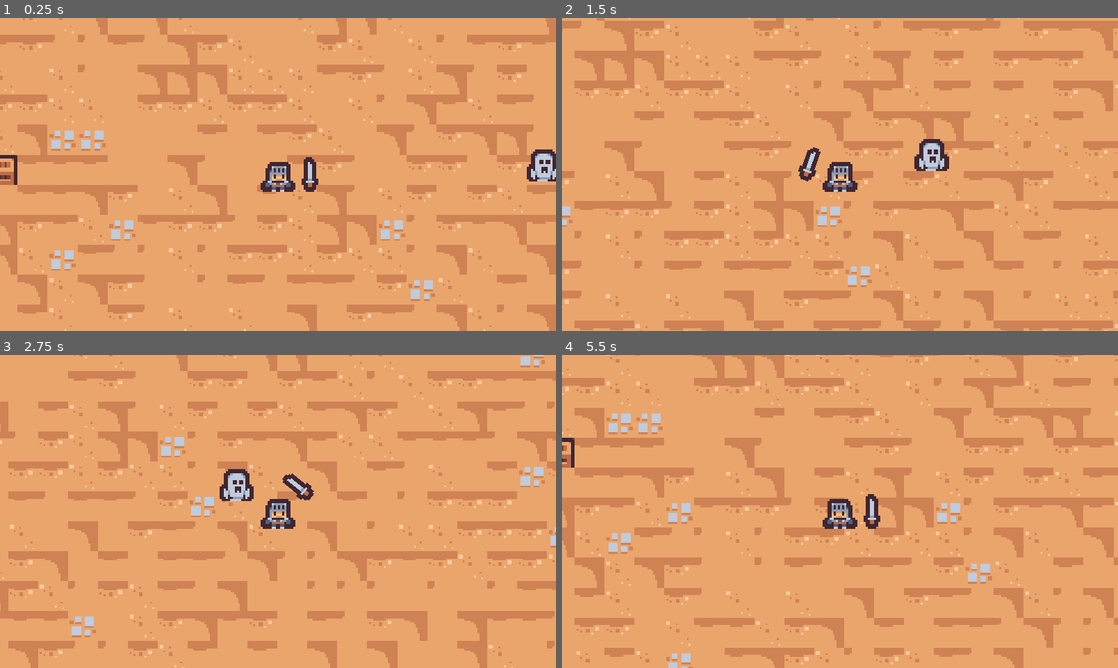
Above: before the commit, frames 1-4 (two rows, left to right).
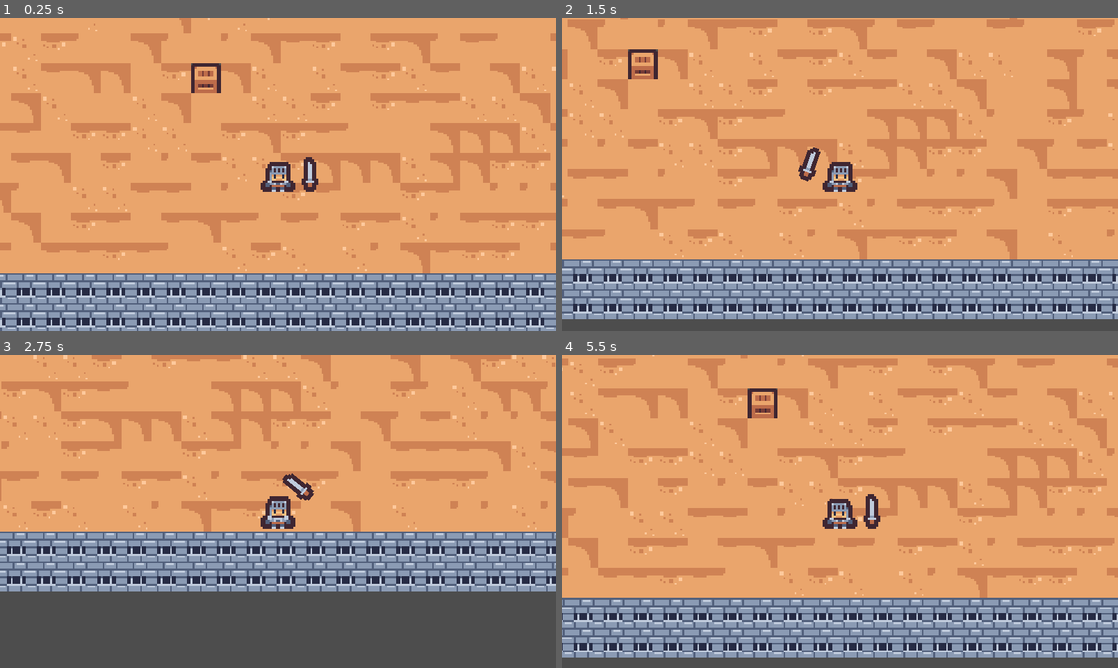
Above: after the commit, the same moments.

Repository: Salty9/GameJam
Game: Godot game, scene res://scenes/level_1.tscn
Same seed, same stepped clock (60 frames per second), same inputs: the game is played once before the commit and once after it.
Inputs (mouse positions are in pixels of both pictures, inside the frame that each line leads up to):
- Up to frame 1 (0.25 s): no input
- Up to frame 2 (1.5 s): move the mouse to (962, 158) at 0.52 s; hold Right (ui_right) 0.53-1.28 s; click (962, 158) at 0.6 s; move the mouse to (728, 190) at 1.27 s; hold Down (ui_down) from 1.28 s (still down); click (728, 190) at 1.35 s
- Up to frame 3 (2.75 s): move the mouse to (333, 442) at 2.02 s; release Down (ui_down) at 2.03 s; hold Right (ui_right) from 2.03 s (still down); click (333, 442) at 2.1 s
- Up to frame 4 (5.5 s): move the mouse to (812, 574) at 2.77 s; release Right (ui_right) at 2.78 s; hold Up (ui_up) 2.78-3.53 s; click (812, 574) at 2.85 s; move the mouse to (1006, 558) at 3.52 s; hold Left (ui_left) 3.53-5.03 s; click (1006, 558) at 3.6 s; move the mouse to (673, 464) at 4.27 s; click (673, 464) at 4.35 s; move the mouse to (867, 511) at 5.02 s; hold Down (ui_down) from 5.03 s (still down); click (867, 511) at 5.1 s

The runs differ from the first frame. In frame 1, 40% of the frame differs, in the area x 0-100%, y 0-100%; in frame 2, 42%; in frame 3, 64%; in frame 4, 50%.

Commit message:
wizard enemy behaviour
wizard will attack with fireball

Diff:
--- a/scenes/enemy/wizard_enemy.tscn
+++ b/scenes/enemy/wizard_enemy.tscn
@@ -4,19 +4,11 @@
 [ext_resource type="Script" path="res://scripts/enemy/wizard_enemy.gd" id="2_r1q5m"]
 [ext_resource type="Texture2D" uid="uid://beatdjq8ei1bh" path="res://assets/Tiles/tile_0111.png" id="3_2vte8"]
 [ext_resource type="Script" path="res://scripts/enemy/wizard_enemy_state_machine.gd" id="3_rw13w"]
-[ext_resource type="Texture2D" path="res://assets/Tiles/tile_0111_2.png" id="4_ddsjc"]
-[ext_resource type="Script" path="res://scripts/state.gd" id="4_qqe11"]
 [ext_resource type="Script" path="res://scripts/enemy/enemy_retreat.gd" id="4_xsxd7"]
+[ext_resource type="Script" path="res://scripts/enemy/wizard_attack.gd" id="5_5eojk"]
 [ext_resource type="Script" path="res://scripts/enemy/enemy_chase.gd" id="6_o7l7v"]
 [ext_resource type="Script" path="res://scripts/enemy/enemy_idle.gd" id="7_3yut7"]
-
-[sub_resource type="CapsuleShape2D" id="CapsuleShape2D_whbdu"]
-radius = 9.0
-height = 20.0
-
-[sub_resource type="CapsuleShape2D" id="CapsuleShape2D_x1g34"]
-radius = 8.0
-height = 18.0
+[ext_resource type="Texture2D" uid="uid://dnplrugpavet6" path="res://assets/Tiles/tile_0111_2.png" id="9_d5hlt"]
 
 [sub_resource type="SpriteFrames" id="SpriteFrames_dbypq"]
 animations = [{
@@ -25,36 +17,56 @@
 "texture": ExtResource("3_2vte8")
 }, {
 "duration": 1.0,
-"texture": ExtResource("4_ddsjc")
+"texture": ExtResource("9_d5hlt")
 }],
 "loop": true,
 "name": &"default",
 "speed": 5.0
 }]
 
+[sub_resource type="CapsuleShape2D" id="CapsuleShape2D_whbdu"]
+radius = 34.0
+height = 74.0
+
+[sub_resource type="CapsuleShape2D" id="CapsuleShape2D_x1g34"]
+radius = 32.0
+height = 70.0
+
 [node name="WizardEnemy" instance=ExtResource("1_4vfbv")]
 script = ExtResource("2_r1q5m")
 
-[node name="DamageSystem" parent="." index="0"]
+[node name="AnimatedSprite2D" type="AnimatedSprite2D" parent="." index="0"]
+scale = Vector2(4, 4)
+sprite_frames = SubResource("SpriteFrames_dbypq")
+autoplay = "default"
+frame_progress = 0.35337
+
+[node name="DamageSystem" parent="." index="1"]
 max_health = 300
 damage = 100
 
 [node name="CollisionShape2D" parent="DamageSystem" index="0"]
 shape = SubResource("CapsuleShape2D_whbdu")
 
-[node name="MovementComponent" parent="." index="1"]
+[node name="MovementComponent" parent="." index="2"]
 acceleration = 1500
 max_speed = 200
 friction = 2000
 
-[node name="StateMachine" parent="." index="2"]
+[node name="StateMachine" parent="." index="3" node_paths=PackedStringArray("initial_state", "parent_movement_component")]
 script = ExtResource("3_rw13w")
+player_detect_radius = 500.0
+attack_range = 100.0
+retreat_if_exceeds = 300.0
+checkpoint_range = 10.0
+initial_state = NodePath("Idle")
+parent_movement_component = NodePath("../MovementComponent")
 
 [node name="Retreat" type="Node2D" parent="StateMachine" index="0"]
 script = ExtResource("4_xsxd7")
 
 [node name="Attack" type="Node2D" parent="StateMachine" index="1"]
-script = ExtResource("4_qqe11")
+script = ExtResource("5_5eojk")
 
 [node name="Chase" type="Node2D" parent="StateMachine" index="2"]
 script = ExtResource("6_o7l7v")
@@ -64,10 +76,5 @@
 
 [node name="Timer" type="Timer" parent="StateMachine/Idle" index="0"]
 
-[node name="CollisionShape2D" parent="." index="3"]
+[node name="CollisionShape2D" parent="." index="4"]
 shape = SubResource("CapsuleShape2D_x1g34")
-
-[node name="AnimatedSprite2D" type="AnimatedSprite2D" parent="." index="4"]
-sprite_frames = SubResource("SpriteFrames_dbypq")
-autoplay = "default"
-frame_progress = 0.445237
--- a/scenes/fireball.tscn
+++ b/scenes/fireball.tscn
@@ -1,9 +1,24 @@
-[gd_scene load_steps=3 format=3 uid="uid://cq786h652p7po"]
+[gd_scene load_steps=4 format=3 uid="uid://cq786h652p7po"]
 
 [ext_resource type="PackedScene" uid="uid://behsogqd34pl5" path="res://scenes/projectile.tscn" id="1_cklrp"]
 [ext_resource type="Texture2D" uid="uid://b08visrhebclv" path="res://assets/fireball/FB003.png" id="2_777sn"]
 
+[sub_resource type="CapsuleShape2D" id="CapsuleShape2D_31b8x"]
+radius = 4.0
+height = 16.0
+
 [node name="Fireball" instance=ExtResource("1_cklrp")]
+damage = 50
+
+[node name="CollisionShape2D" parent="." index="0"]
+position = Vector2(3, -1)
+rotation = 1.5708
+shape = SubResource("CapsuleShape2D_31b8x")
+
+[node name="MovementComponent" parent="." index="1"]
+acceleration = 10000
+max_speed = 1000
 
 [node name="Sprite2D" type="Sprite2D" parent="." index="2"]
+scale = Vector2(0.5, 0.5)
 texture = ExtResource("2_777sn")
--- a/scenes/level_1.tscn
+++ b/scenes/level_1.tscn
@@ -3,7 +3,6 @@
 [ext_resource type="Texture2D" uid="uid://b44hwivmjmsx" path="res://assets/Tilemap/tilemap_packed.png" id="1_8dn0e"]
 [ext_resource type="PackedScene" uid="uid://wawkh5jwyjs4" path="res://scenes/player/basic_player.tscn" id="2_ogcjy"]
 [ext_resource type="PackedScene" uid="uid://d2sbfppepoyke" path="res://scenes/enemy/basic_enemy.tscn" id="3_spln8"]
-[ext_resource type="Texture2D" uid="uid://ctscptct6ifc6" path="res://assets/Tiles/tile_0089.png" id="4_urmwc"]
 
 [sub_resource type="TileSetAtlasSource" id="TileSetAtlasSource_mqfj1"]
 texture = ExtResource("1_8dn0e")
@@ -179,8 +178,143 @@
 physics_layer_0/collision_mask = 0
 sources/0 = SubResource("TileSetAtlasSource_mqfj1")
 
-[sub_resource type="CircleShape2D" id="CircleShape2D_cmey0"]
-radius = 250.0
+[sub_resource type="TileSetAtlasSource" id="TileSetAtlasSource_fdav8"]
+texture = ExtResource("1_8dn0e")
+0:0/0 = 0
+1:0/0 = 0
+2:0/0 = 0
+3:0/0 = 0
+4:0/0 = 0
+5:0/0 = 0
+6:0/0 = 0
+7:0/0 = 0
+8:0/0 = 0
+9:0/0 = 0
+10:0/0 = 0
+11:0/0 = 0
+0:1/0 = 0
+1:1/0 = 0
+2:1/0 = 0
+3:1/0 = 0
+4:1/0 = 0
+5:1/0 = 0
+6:1/0 = 0
+7:1/0 = 0
+8:1/0 = 0
+9:1/0 = 0
+10:1/0 = 0
+11:1/0 = 0
+0:2/0 = 0
+1:2/0 = 0
+2:2/0 = 0
+3:2/0 = 0
+4:2/0 = 0
+5:2/0 = 0
+6:2/0 = 0
+7:2/0 = 0
+8:2/0 = 0
+9:2/0 = 0
+10:2/0 = 0
+11:2/0 = 0
+0:3/0 = 0
+1:3/0 = 0
+2:3/0 = 0
+3:3/0 = 0
+4:3/0 = 0
+5:3/0 = 0
+6:3/0 = 0
+7:3/0 = 0
+8:3/0 = 0
+9:3/0 = 0
+10:3/0 = 0
+11:3/0 = 0
+0:4/0 = 0
+1:4/0 = 0
+2:4/0 = 0
+3:4/0 = 0
+4:4/0 = 0
+5:4/0 = 0
+6:4/0 = 0
+7:4/0 = 0
+8:4/0 = 0
+9:4/0 = 0
+10:4/0 = 0
+11:4/0 = 0
+0:5/0 = 0
+1:5/0 = 0
+2:5/0 = 0
+3:5/0 = 0
+4:5/0 = 0
+5:5/0 = 0
+6:5/0 = 0
+7:5/0 = 0
+8:5/0 = 0
+9:5/0 = 0
+10:5/0 = 0
+11:5/0 = 0
+0:6/0 = 0
+1:6/0 = 0
+2:6/0 = 0
+3:6/0 = 0
+4:6/0 = 0
+5:6/0 = 0
+6:6/0 = 0
+7:6/0 = 0
+8:6/0 = 0
+9:6/0 = 0
+10:6/0 = 0
+11:6/0 = 0
+0:7/0 = 0
+1:7/0 = 0
+2:7/0 = 0
+3:7/0 = 0
+4:7/0 = 0
+5:7/0 = 0
+6:7/0 = 0
+7:7/0 = 0
+8:7/0 = 0
+9:7/0 = 0
+10:7/0 = 0
+11:7/0 = 0
+0:8/0 = 0
+1:8/0 = 0
+2:8/0 = 0
+3:8/0 = 0
+4:8/0 = 0
+5:8/0 = 0
+6:8/0 = 0
+7:8/0 = 0
+8:8/0 = 0
+9:8/0 = 0
+10:8/0 = 0
+11:8/0 = 0
+0:9/0 = 0
+1:9/0 = 0
+2:9/0 = 0
+3:9/0 = 0
+4:9/0 = 0
+5:9/0 = 0
+6:9/0 = 0
+7:9/0 = 0
+8:9/0 = 0
+9:9/0 = 0
+10:9/0 = 0
+11:9/0 = 0
+0:10/0 = 0
+1:10/0 = 0
+2:10/0 = 0
+3:10/0 = 0
+4:10/0 = 0
+5:10/0 = 0
+6:10/0 = 0
+7:10/0 = 0
+8:10/0 = 0
+9:10/0 = 0
+10:10/0 = 0
+11:10/0 = 0
+
+[sub_resource type="TileSet" id="TileSet_r2q7b"]
+sources/0 = SubResource("TileSetAtlasSource_fdav8")
 
 [node name="Level1" type="Node2D"]
 
@@ -192,10 +326,18 @@
 tile_map_data = PackedByteArray("AADz//r/AAACAAQAAADz//v/AAAAAAQAAADz//z/AAABAAQAAADz//3/AAAEAAQAAADz//7/AAACAAQAAADz// …(77296 unchanged characters)…
 tile_set = SubResource("TileSet_00b2q")
 
+[node name="TileMapLayer2" type="TileMapLayer" parent="Tiles"]
+tile_set = SubResource("TileSet_r2q7b")
+
 [node name="BasicPlayer" parent="." instance=ExtResource("2_ogcjy")]
-position = Vector2(207, 149)
+position = Vector2(1955, 2168)
 collision_mask = 18
 
 [node name="BasicEnemy" parent="." instance=ExtResource("3_spln8")]
 position = Vector2(704, 132)
 collision_mask = 17
+
+[node name="Checkpoints" type="Node2D" parent="."]
+
+[node name="CP1" type="Node2D" parent="Checkpoints"]
+position = Vector2(3438, 865)
--- a/scenes/player/basic_player.tscn
+++ b/scenes/player/basic_player.tscn
@@ -48,6 +48,6 @@
 scale = Vector2(4, 4)
 sprite_frames = SubResource("SpriteFrames_ubucs")
 autoplay = "default"
-frame_progress = 0.00547716
+frame_progress = 0.460087
 
 [editable path="Sword"]
--- a/scripts/enemy/enemy_chase.gd
+++ b/scripts/enemy/enemy_chase.gd
@@ -2,9 +2,10 @@
 
 var player:Character
 
-@export var attack_range:float = 50
+
 
 func _ready()->void:
+	super._ready()
 	player = get_tree().get_first_node_in_group("player_group")
 
 
@@ -17,6 +18,3 @@
 
 	var distance_vec:=player.global_position - global_position
 	object_movement_component.normalized_dir = distance_vec.normalized()
-
-	if distance_vec.length_squared() < attack_range:
-		exit()
--- a/scripts/enemy/enemy_idle.gd
+++ b/scripts/enemy/enemy_idle.gd
@@ -5,9 +5,10 @@
 
 var initial_position:Vector2
 func _ready():
+	super._ready()
 	initial_position = global_position
 	$Timer.timeout.connect(on_timer_timout)
-	super._ready()
+
 
 
 
--- a/scripts/enemy/enemy_retreat.gd
+++ b/scripts/enemy/enemy_retreat.gd
@@ -4,13 +4,12 @@
 var initial_position:Vector2
 
 func _ready()->void:
+	super._ready()
 	initial_position = global_position
-	super._ready()
+
 
 func _physics_process(delta: float) -> void:
 	if object_movement_component == null:
 		return
 	var distance_vec := (initial_position - global_position)
 	object_movement_component.normalized_dir = distance_vec.normalized()
-	if distance_vec.length_squared() < 10:
-		exit()
--- /dev/null
+++ b/scripts/enemy/wizard_attack.gd
@@ -0,0 +1 @@
+extends State
--- a/scripts/enemy/wizard_enemy_state_machine.gd
+++ b/scripts/enemy/wizard_enemy_state_machine.gd
@@ -1 +1,39 @@
 extends StateMachine
+
+var player:Character
+
+@export var player_detect_radius:float = 100
+@export var attack_range:float = 50
+@export var retreat_if_exceeds:float = 300
+@export var checkpoint_range:float = 10
+
+func _ready() -> void:
+	player = get_tree().get_first_node_in_group("player_group")
+	super._ready()
+
+
+func _physics_process(delta: float) -> void:
+
+
+	if player == null:
+		return
+	var dist := (player.global_position - global_position).length()
+
+	if current_state != null:
+		print(current_state.name,dist)
+
+	if current_state == $Idle :
+		if dist < player_detect_radius:
+			change_state($Chase)
+	elif current_state == $Chase:
+		if (global_position - $Retreat.initial_position).length() > retreat_if_exceeds:
+			change_state($Retreat)
+		elif dist < attack_range:
+			change_state($Attack)
+
+	elif current_state == $Attack:
+		if dist > attack_range :
+			change_state($Chase)
+	elif current_state == $Retreat:
+		if (global_position - $Retreat.initial_position).length() < checkpoint_range:
+			change_state($Idle)
--- a/scripts/projectile.gd
+++ b/scripts/projectile.gd
@@ -10,6 +10,7 @@
 
 func launch(normalized_direction:Vector2)->void:
 	$MovementComponent.normalized_dir = normalized_direction
+	look_at(normalized_direction)
 
 func on_area_entered(area:Area2D):
 	super.on_area_entered(area)
--- a/scripts/state.gd
+++ b/scripts/state.gd
@@ -6,6 +6,8 @@
 # The parent(StateMachine) should be able figure out how to handle the next steps
 
 class_name State
+
+var bit_mask:int
 
 var object_movement_component:MovementComponent
 var object:Node2D
--- a/scripts/state_machine.gd
+++ b/scripts/state_machine.gd
@@ -4,7 +4,7 @@
 
 class_name StateMachine
 
-var states:Array[State]
+#var states:Array[State]
 
 signal state_changed
 
@@ -21,14 +21,19 @@
 
 func _ready() ->void:
 	parent = get_parent()
+
+	var bit_mask:int = 1
+
 	for child in get_children():
 		if child is State:
 
 			var child_state :State= child as State
+			child_state.bit_mask = bit_mask
+			bit_mask <<= 1
 			child_state.state_exited.connect(on_state_exited)
 			child_state.object = parent
 			child.object_movement_component = parent_movement_component
-			states.append(child_state)
+			#states.append(child_state)
 	if initial_state != null:
 		change_state(initial_state)
 
@@ -38,6 +43,11 @@
 		# change_state($AttackState)
 	pass
 
+func is_in_state(states:Array[State])->bool:
+	var bit_mask := 0
+	for state in states:
+		bit_mask |= state.bit_mask
+	return (current_state.bit_mask & bit_mask) != 0
 
 func change_state(state:State)->void:
 	if current_state == state :
--- /dev/null
+++ b/test/test.tscn
@@ -0,0 +1,12 @@
+[gd_scene load_steps=3 format=3 uid="uid://d0lkyf0emt1vf"]
+
+[ext_resource type="PackedScene" uid="uid://wawkh5jwyjs4" path="res://scenes/player/basic_player.tscn" id="1_1uq27"]
+[ext_resource type="PackedScene" uid="uid://jycdgt20k3qd" path="res://scenes/enemy/wizard_enemy.tscn" id="2_lawrl"]
+
+[node name="Test" type="Node2D"]
+
+[node name="BasicPlayer" parent="." instance=ExtResource("1_1uq27")]
+position = Vector2(383, 284)
+
+[node name="WizardEnemy" parent="." instance=ExtResource("2_lawrl")]
+position = Vector2(823, 306)
Binary file added: assets/Tiles/tile_0111_2.png
Not shown, added: assets/Tiles/tile_0111_2.png.import
